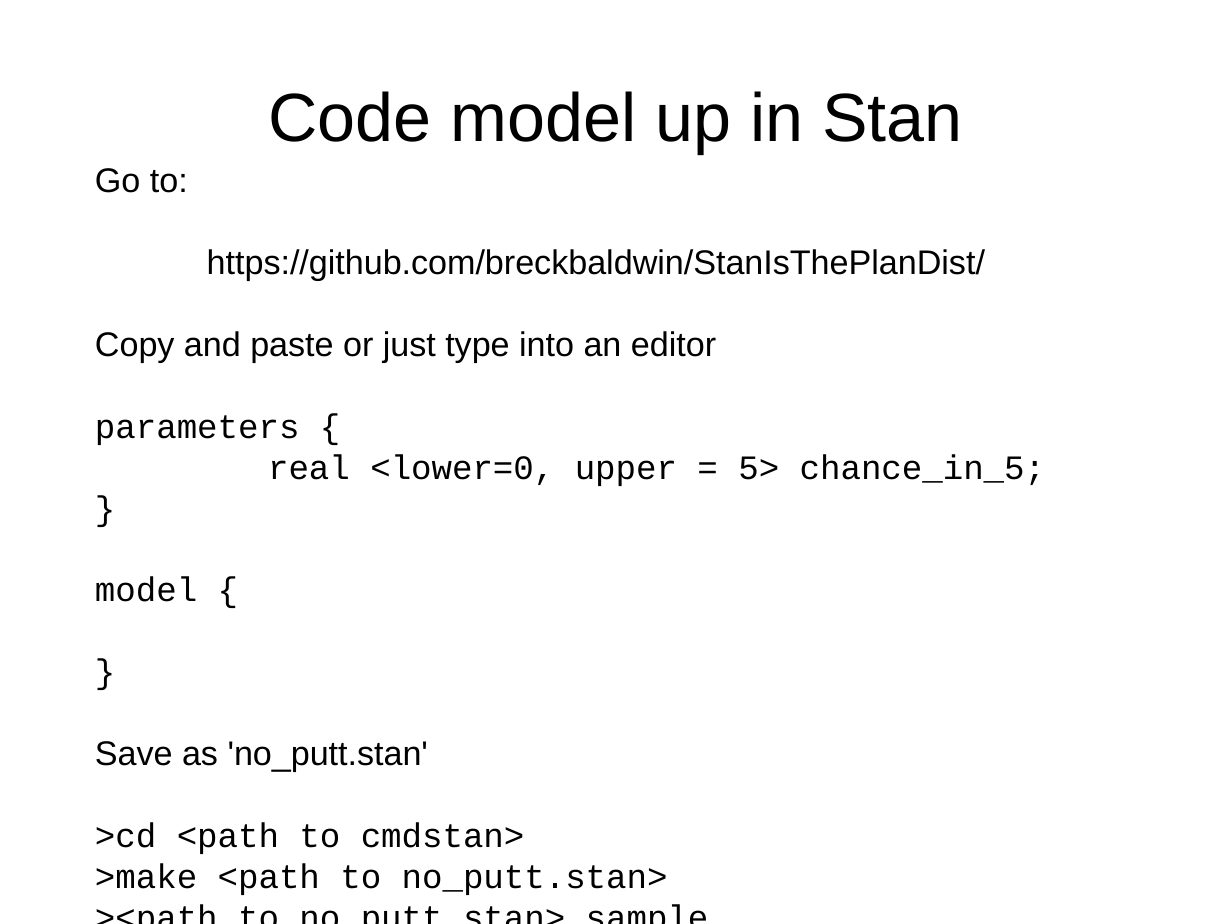
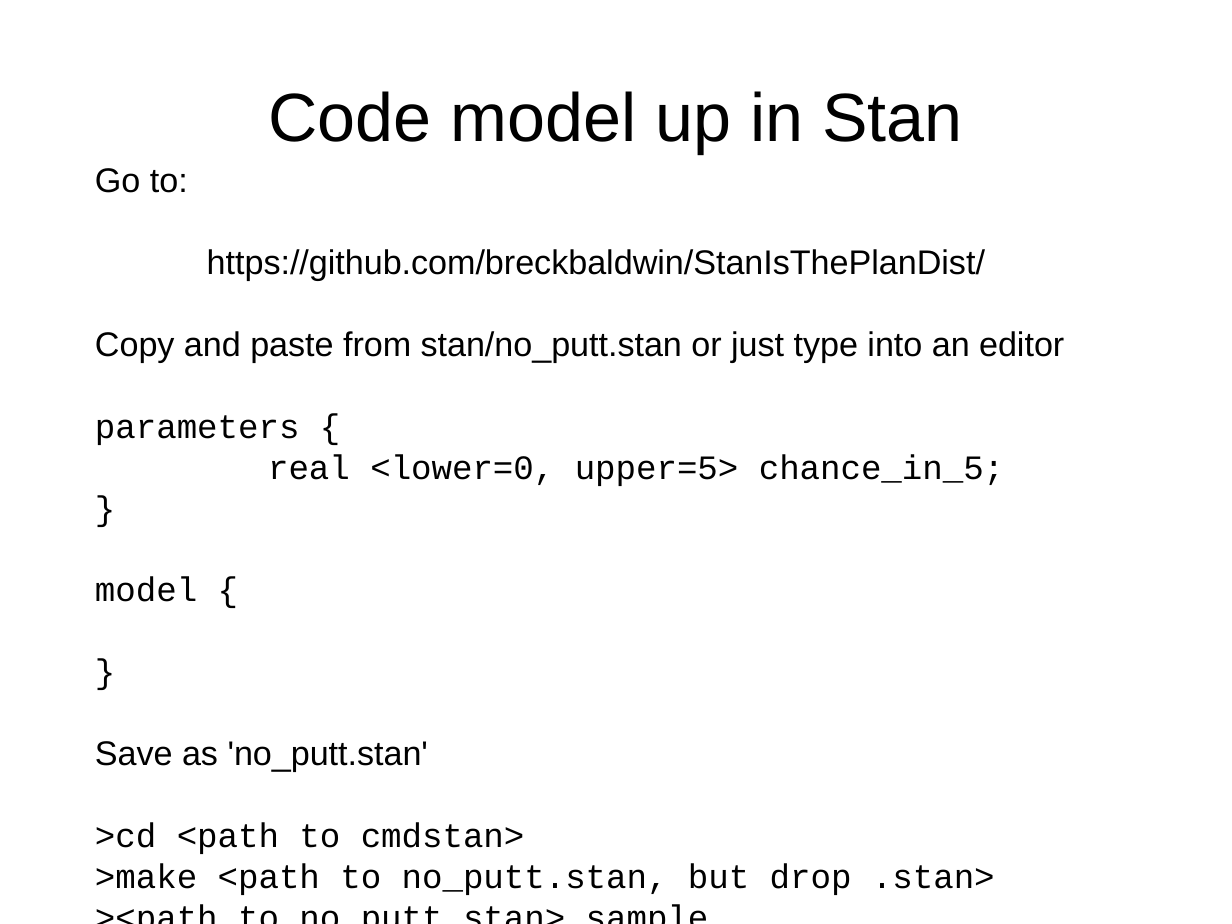
Before and after one commit to breckbaldwin/StanIsThePlanDist, a slide deck: slide 10 of slides/StanIsThePlanPyData.odp (slide 9 before the commit). Drawn at 1232x924 pixels with LibreOffice and Linux fonts; fonts in the diff are those of the drawing. Boxes give left, top, right and bottom in pixels: in the first picture for what was removed or moved away, otherwise in the second. Text is boxed around its words. In the diff, an @@ line names an element or a change of style, - is before the commit and + after.

```diff
--- a/slides/StanIsThePlanPyData.odp
+++ b/slides/StanIsThePlanPyData.odp
@@ text at box(95, 331, 1064, 362): text changed @@
-Copy and paste or just type into an editor
+Copy and paste from stan/no_putt.stan or just type into an editor
@@ text at box(268, 454, 1004, 486): spaces changed @@
-real <lower=0, upper = 5> chance_in_5;
+real <lower=0, upper=5> chance_in_5;
@@ text at box(95, 863, 995, 895): text changed @@
->make <path to no_putt.stan>
+>make <path to no_putt.stan, but drop .stan>
```
Also in this commit, not shown: 5 other slides changed, 20 slides added.
